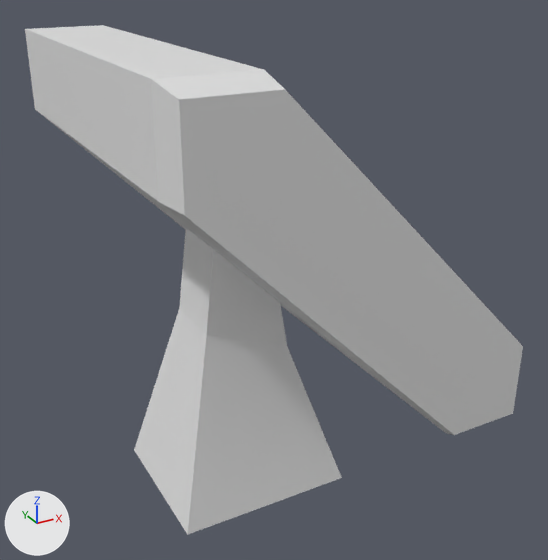
What one commit did to the FBX model Assets/Models/Enviroment/Lights/Light2.fbx.
One viewpoint serves both versions: a 50 mm camera at (6.07, 0.42, 1.42) aimed at (8.02, 3.96, -0.35). Lighting does not change. The marker at lower left points along +X, +Y and +Z. Where no turn or scale is listed for an object, it has been applied to the vertices.
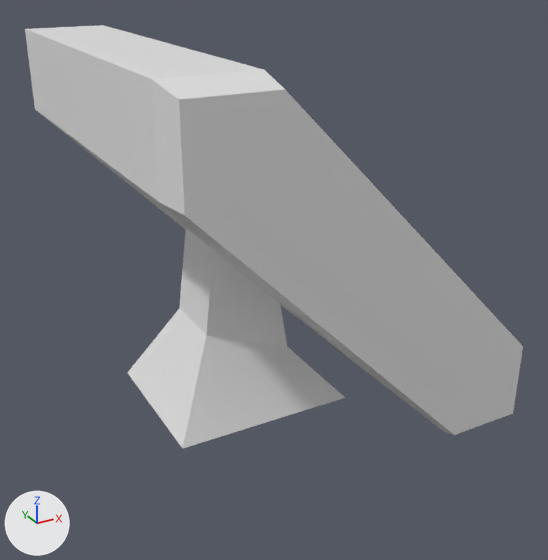
Where the newer file only moved an object's origin or applied its transform, the numbers keep the older frame.

Edits to the scene script, one JSON object a line:
```json
{"block": "me_cube", "where": "me_cube.from_pydata(...)  # 44 vertices, 40 faces; spans x -1.0..1.0, y -1.1..1.1, z -1.58..1.0"}
{"block": "me_cube", "where": "# used by ob_cube; location = (8.0, 4.0, 0.0)"}
{"block": "me_cube", "where": "# before: 36 (0.27, 0.44, -1.58), 37 (0.27, -0.44, -1.58) at pixel (341, 477), 38 (-0.76, 0.44, -1.58) at pixel (134, 449), 39 (-0.76, -0.44, -1.58) at pixel (187, 534)"}
{"block": "me_cube", "change": "me_cube part 1"}
{"op": "add", "block": "me_cube", "code": "for i in [*range(36, 40)]: me_cube.vertices[i].co += Vector((0.0, 0.0, 0.58))"}
```

Changed parts and their boxes [x1, y1, x2, y2] in the pictures (548 x 560 px; the box of a moved part takes in the faces that stretch with it):
```json
{"object": "Cube", "change": "reshaped", "before": [25, 25, 523, 535], "after": [25, 25, 523, 449], "on screen": "17% shorter"}
{"part": 1, "of": "me_cube", "change": "moved or reshaped", "before": [134, 308, 342, 535], "after": [127, 308, 345, 449]}
```
